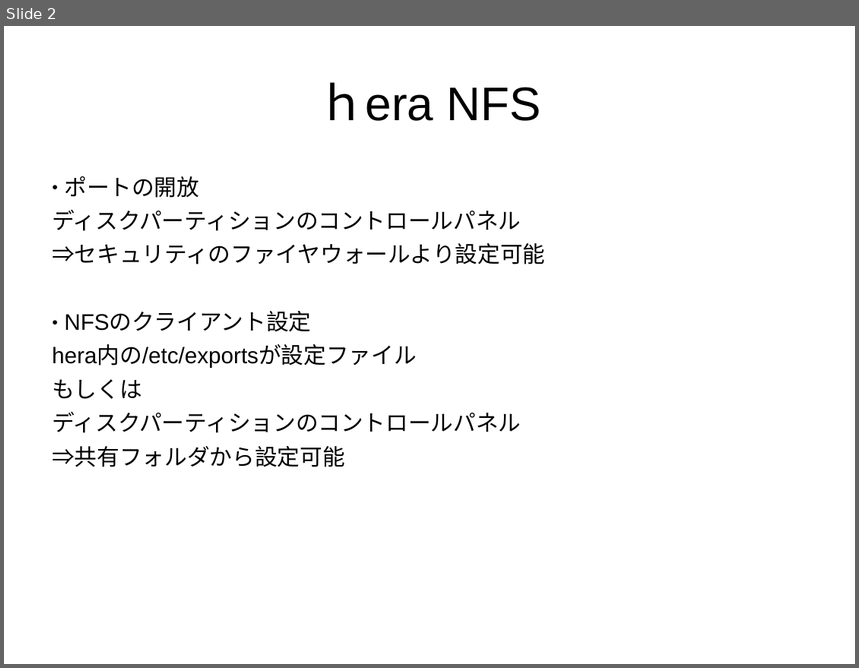
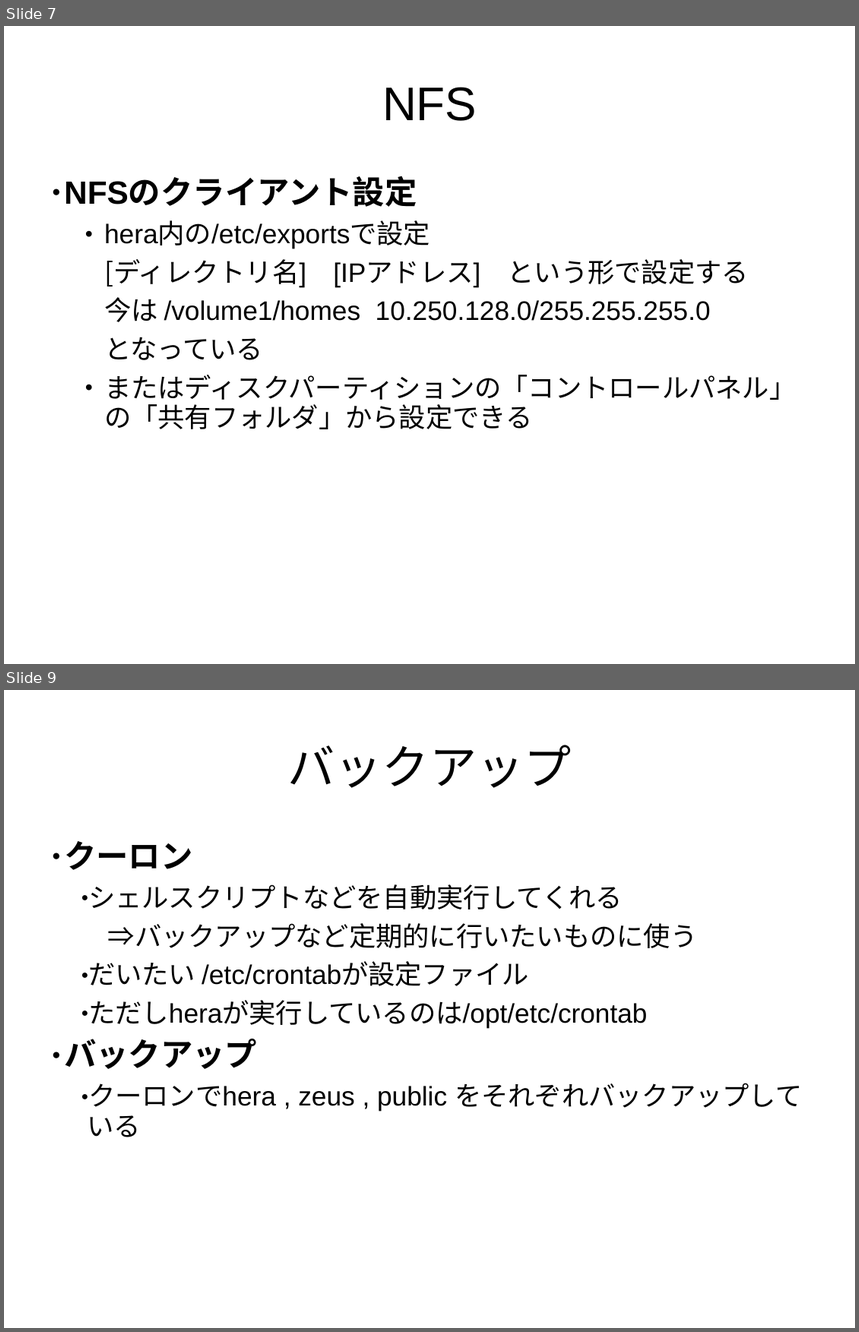
Before and after one commit to naoki709mm/BCL_presentation, a slide deck: okuya.ppt. Shown one above the other, each under a label of ours: slide 2 before the commit, slides 7 and 9 after it; the slides between them are not shown. The pictures are 859x668 and 859x1332 pixels, drawn with LibreOffice and Linux fonts; fonts in the diff are those of the drawing. Boxes give left, top, right and bottom in pixels: in the first picture for what was removed or moved away, otherwise in the second. Text is boxed around its words. In the diff, an @@ line names an element or a change of style, - is before the commit and + after.

```diff
--- a/okuya.ppt
+++ b/okuya.ppt
@@ slide 9 added at bbox=[4, 690, 855, 1328], background #FFFFFF @@
@@ title added at bbox=[288, 745, 572, 788], 44 pt, text #000000 @@
+バックアップ
@@ subtitle added at bbox=[64, 841, 802, 1138], 25 pt, text #000000 @@
+● クーロン
+  ● シェルスクリプトなどを自動実行してくれる
+  ⇒バックアップなど定期的に行いたいものに使う
+  ● だいたい /etc/crontabが設定ファイル
+  ● ただしheraが実行しているのは/opt/etc/crontab
+● バックアップ
+  ● クーロンでhera , zeus , public をそれぞれバックアップしている
@@ what was slide 2 is now slide 7 @@
@@ slide 7 changed as well @@
@@ title at bbox=[382, 87, 477, 121]: text changed @@
-ｈera NFS
+NFS
@@ subtitle at bbox=[52, 176, 545, 265]: paragraphs removed @@
-● ポートの開放
-ディスクパーティションのコントロールパネル
-⇒セキュリティのファイヤウォールより設定可能
@@ subtitle at bbox=[64, 178, 417, 207]: size 21 to 30 pt, bold on in "NFSのクライアント設定" @@
@@ subtitle at bbox=[104, 222, 796, 430]: text changed; size 21 to 25 pt; font Noto Sans CJK JP to Arial @@
-hera内の/etc/exportsが設定ファイル
-もしくは
-ディスクパーティションのコントロールパネル
-⇒共有フォルダから設定可能
+  • hera内の/etc/exportsで設定
+      [ディレクトリ名] [IPアドレス] という形で設定する
+      今は /volume1/homes 10.250.128.0/255.255.255.0
+      となっている
+  • またはディスクパーティションの「コントロールパネル」の「共有フォルダ」から設定できる
```
Also in this commit, not shown: 3 other slides changed, 8 other slides added, 1 slide removed.
